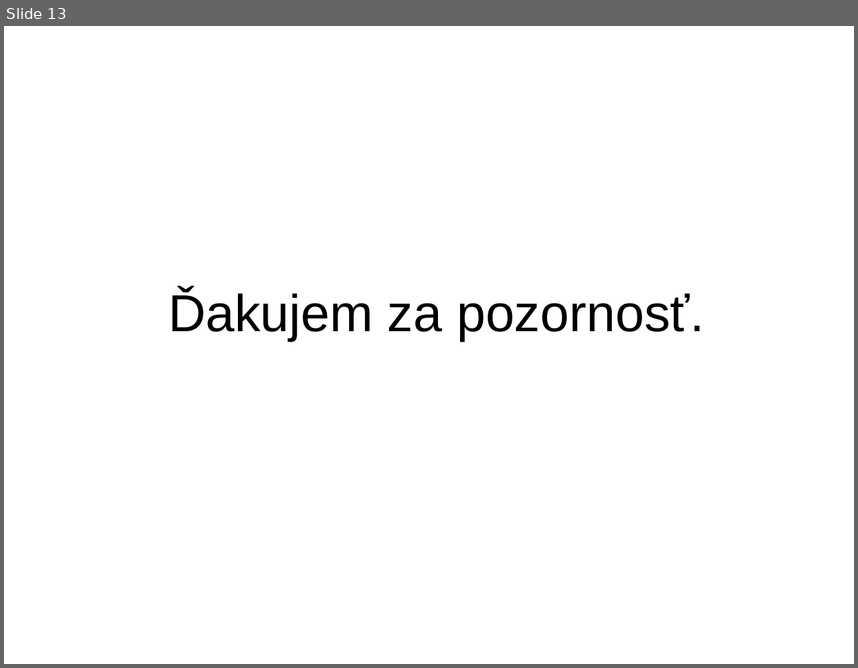
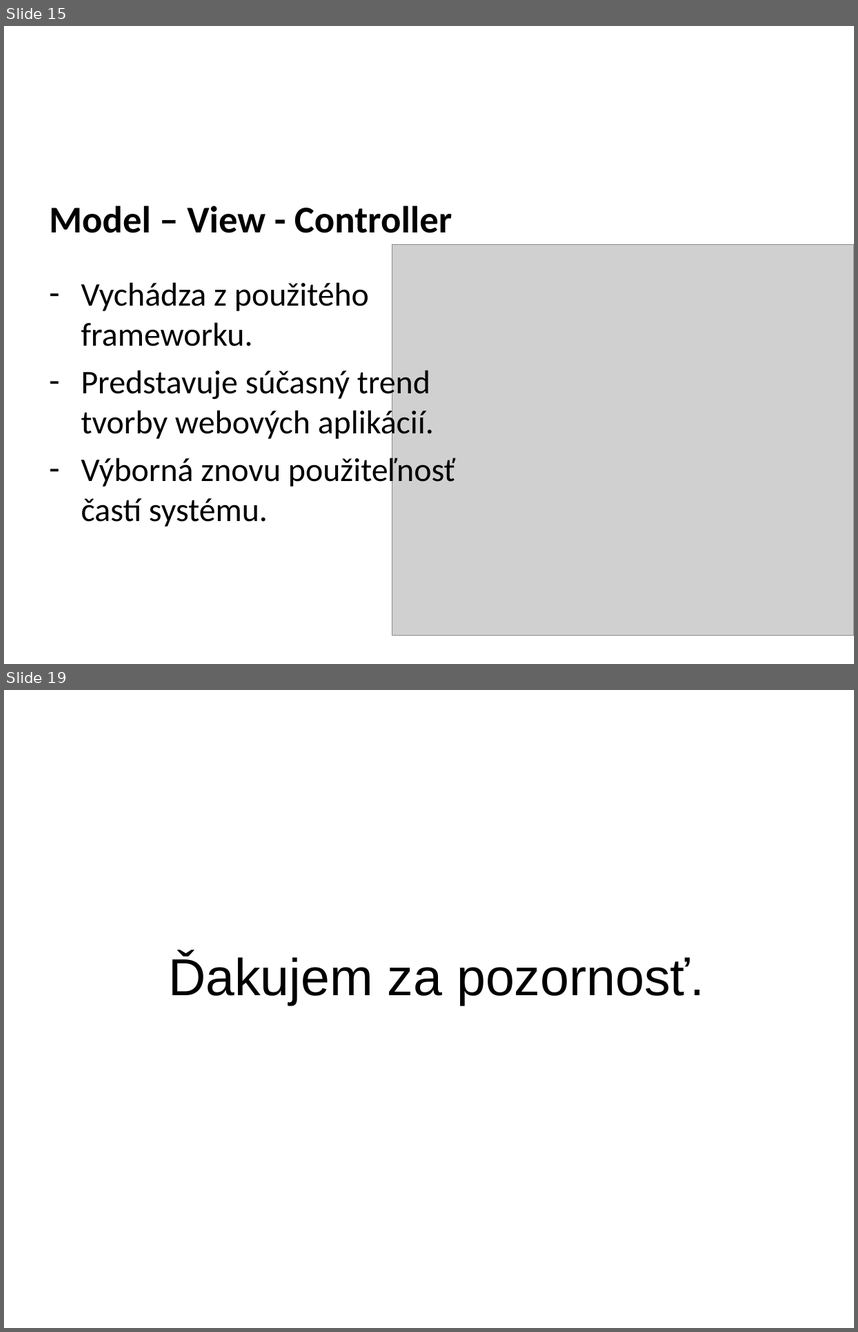
Before and after one commit to natalija4554/millenium, a slide deck: docs/Presentation/presentation.ppt. Shown one above the other, each under a label of ours: slide 13 before the commit, slides 15 and 19 after it; the slides between them are not shown. The pictures are 858x668 and 858x1332 pixels, drawn with LibreOffice and Linux fonts; fonts in the diff are those of the drawing; grey boxes stand for pictures; background and template pictures are left out. Boxes give left, top, right and bottom in pixels: in the first picture for what was removed or moved away, otherwise in the second. Text is boxed around its words. In the diff, an @@ line names an element or a change of style, - is before the commit and + after.

```diff
--- a/docs/Presentation/presentation.ppt
+++ b/docs/Presentation/presentation.ppt
@@ slide 15 added at [4, 26, 854, 664], background picture (left out) @@
@@ title added at [47, 49, 813, 156], 44 pt, text #FFFFFF @@
+Architektúra systému
@@ text added at [49, 205, 455, 526], 28 pt, text #000000 @@
+Model – View - Controller
+– Vychádza z použitého
+  frameworku.
+– Predstavuje súčasný trend
+  tvorby webových aplikácií.
+– Výborná znovu použiteľnosť častí systému.
@@ picture added at [392, 245, 854, 635] @@
@@ what was slide 13 is now slide 19 @@
```
Also in this commit, not shown: 3 slides changed, 13 other slides added, 8 slides removed, 31 other files.
